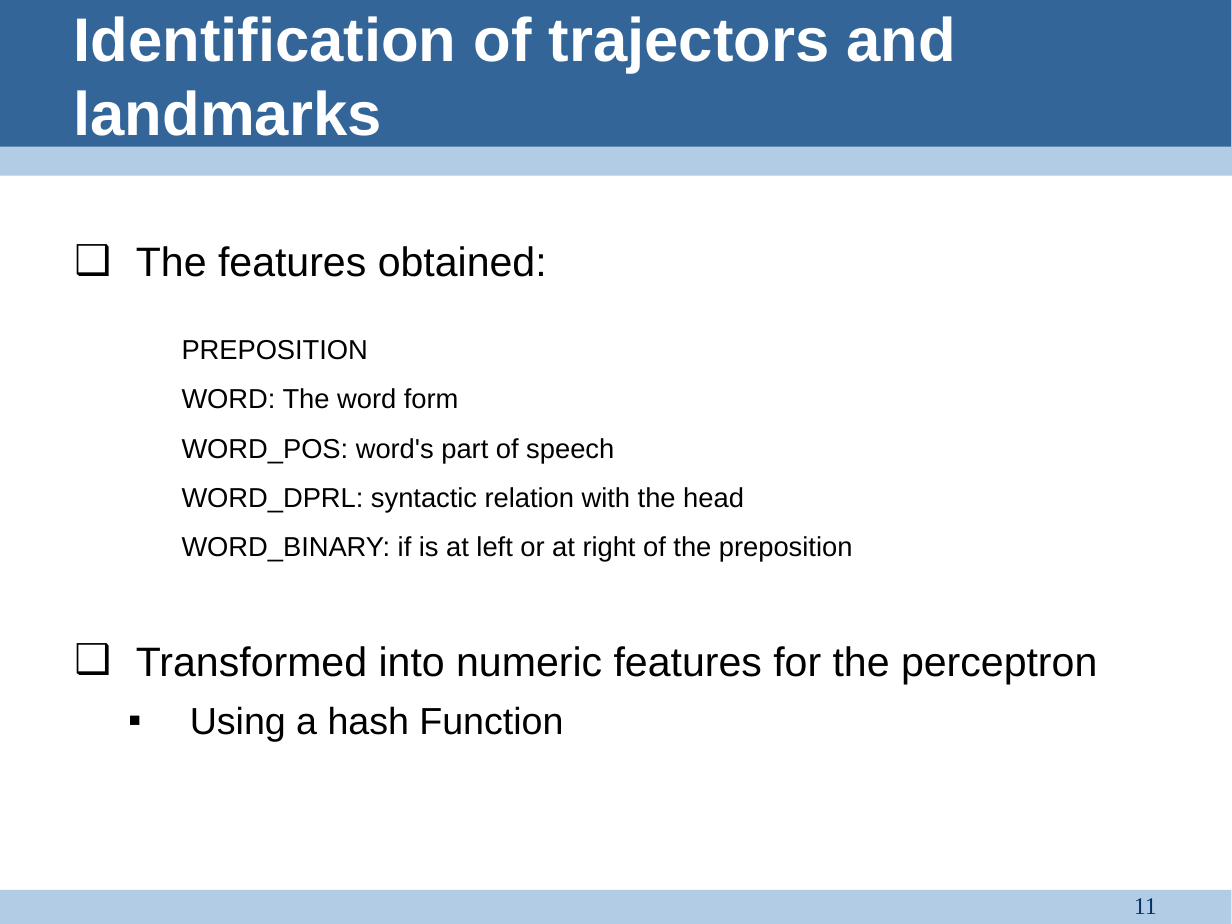
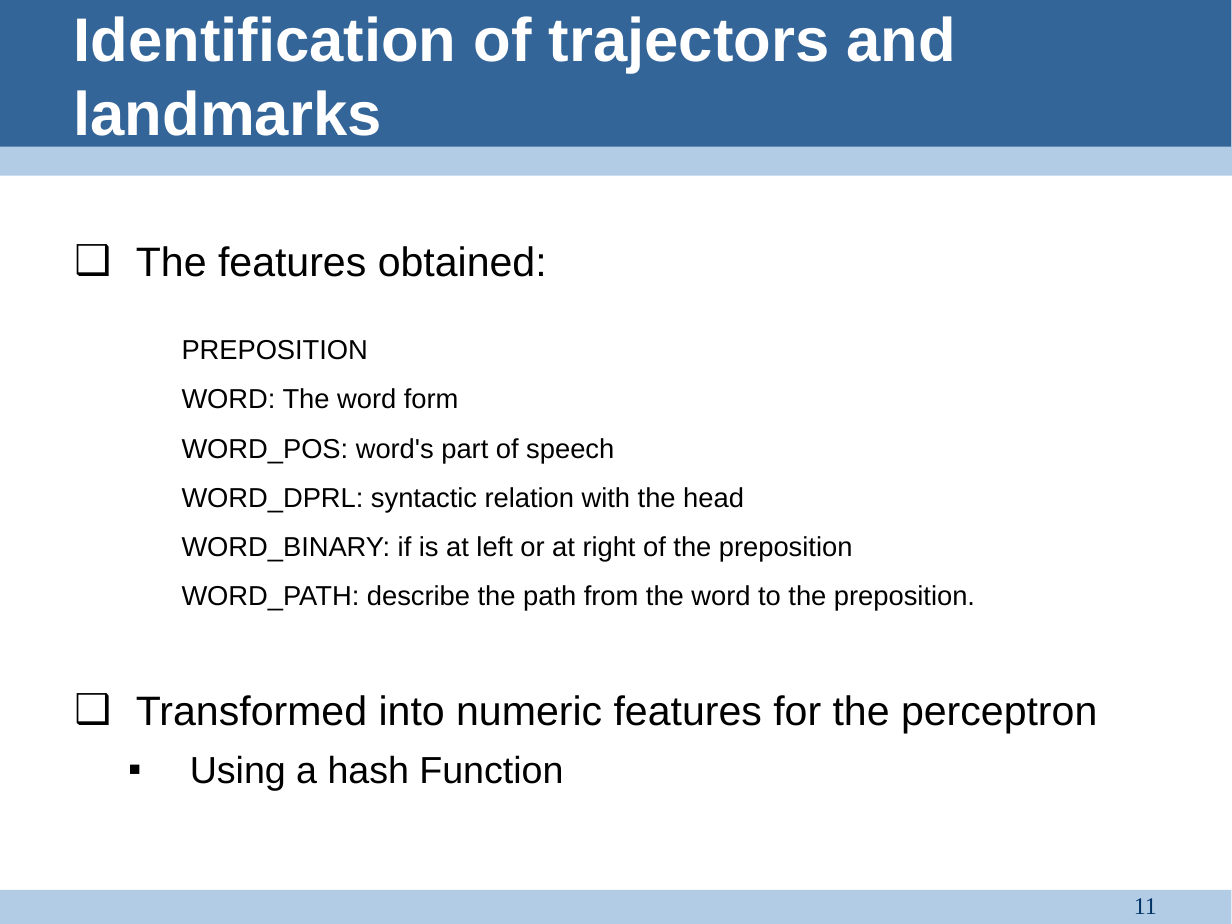
Before and after one commit to satvikg/pln-pmt-pract, a slide deck: slide 11 of SpatialRoleLabeling/doc/Group presentation.ppt. Drawn at 1232x924 pixels with LibreOffice and Linux fonts; fonts in the diff are those of the drawing. Boxes give left, top, right and bottom in pixels: in the first picture for what was removed or moved away, otherwise in the second. Text is boxed around its words. In the diff, an @@ line names an element or a change of style, - is before the commit and + after.

Commit message:
fucking features to the presentation

```diff
--- a/SpatialRoleLabeling/doc/Group presentation.ppt
+++ b/SpatialRoleLabeling/doc/Group presentation.ppt
@@ text at [182, 585, 975, 611]: paragraph added @@
+    WORD_PATH: describe the path from the word to the preposition.
```
